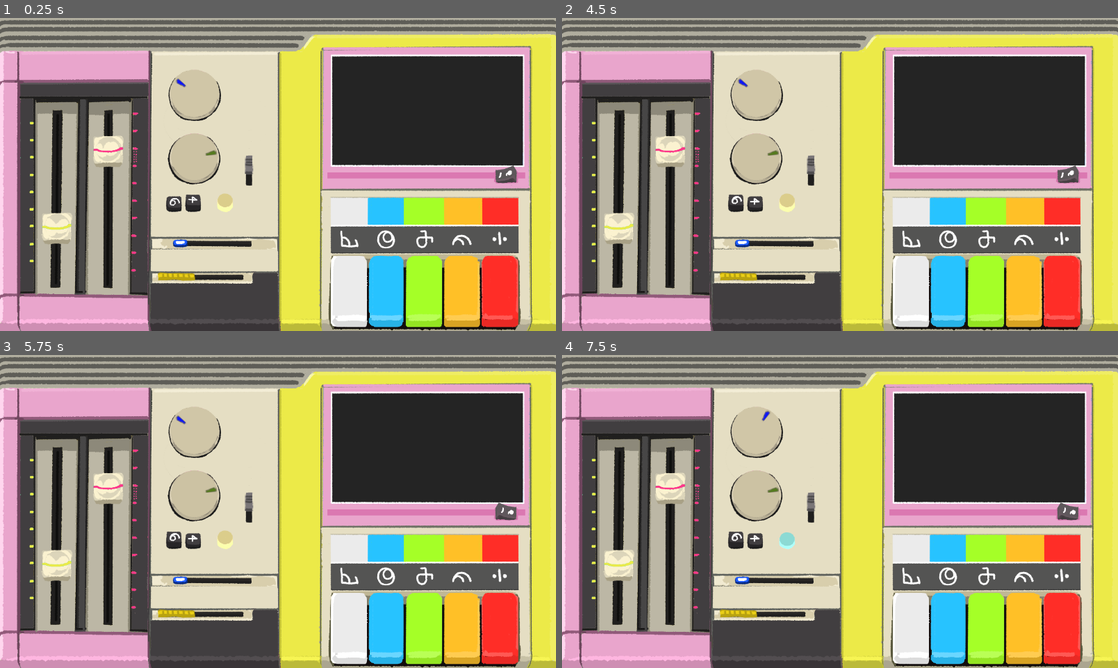
Above: before the commit, frames 1-4 (two rows, left to right).
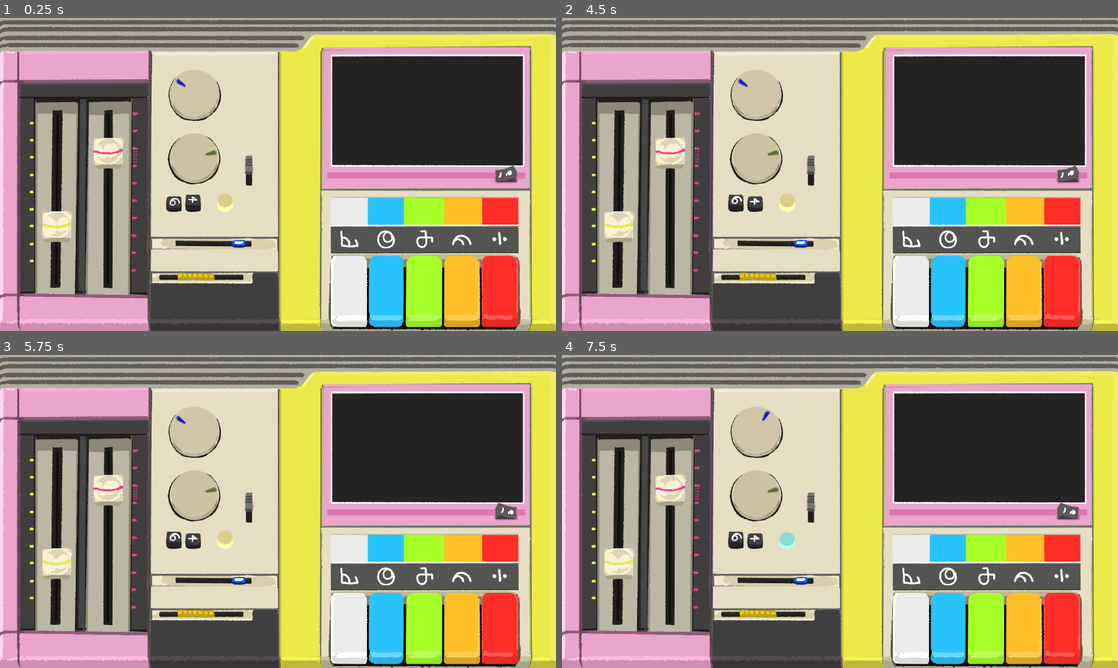
Above: after the commit, the same moments.

Repository: courtesyy/Doohickey
Game: Godot game, scene res://Root scene.tscn
The game is run twice, just before and just after one commit, with the same random seed, the same clock (stepped at 60 frames per second) and the same inputs.
Inputs (mouse positions are in pixels of both pictures, inside the frame that each line leads up to):
- Up to frame 1 (0.25 s): no input
- Up to frame 2 (4.5 s): click (912, 290) at 0.5 s; click (945, 290) at 1.25 s; click (984, 290) at 2 s; click (1023, 290) at 2.75 s; click (1062, 290) at 3.5 s; click (745, 202) at 4.25 s
- Up to frame 3 (5.75 s): click (505, 511) at 5 s
- Up to frame 4 (7.5 s): click (789, 539) at 5.75 s; click (789, 539) at 6.5 s; tap Enter at 7.25 s; drag from (756, 430) to (895, 442) at 7.27 s

The runs differ from the first frame. In frame 1, 0.8% of the frame differs, in the area x 7-93%, y 37-84%; in frame 2, 0.8%; in frame 3, 0.8%; in frame 4, 0.8%.

Commit message:
Sounds done

Diff:
--- a/Root scene.tscn
+++ b/Root scene.tscn
@@ -26,6 +26,27 @@
 [ext_resource path="res://Sprites/smallsliderR.png" type="Texture" id=24]
 [ext_resource path="res://Sprites/smallsliderTop.png" type="Texture" id=25]
 [ext_resource path="res://Sprites/smallsliderBottom.png" type="Texture" id=26]
+[ext_resource path="res://Scripts/Powerbutton.gd" type="Script" id=27]
+[ext_resource path="res://Sounds/switch1.mp3" type="AudioStream" id=28]
+[ext_resource path="res://Sounds/switch2.mp3" type="AudioStream" id=29]
+[ext_resource path="res://Sounds/chime1.mp3" type="AudioStream" id=30]
+[ext_resource path="res://Scripts/Color keys.gd" type="Script" id=31]
+[ext_resource path="res://Sounds/chime2.mp3" type="AudioStream" id=32]
+[ext_resource path="res://Sounds/chime3.mp3" type="AudioStream" id=33]
+[ext_resource path="res://Sounds/chime4.mp3" type="AudioStream" id=34]
+[ext_resource path="res://Sounds/chime5.mp3" type="AudioStream" id=35]
+[ext_resource path="res://Scripts/SingleButton.gd" type="Script" id=36]
+[ext_resource path="res://Sounds/toggle1.mp3" type="AudioStream" id=37]
+[ext_resource path="res://Sounds/toggle2.mp3" type="AudioStream" id=38]
+[ext_resource path="res://Sounds/heavypress1.mp3" type="AudioStream" id=39]
+[ext_resource path="res://Sounds/heavypress2.mp3" type="AudioStream" id=40]
+[ext_resource path="res://Scripts/PairButtons.gd" type="Script" id=41]
+[ext_resource path="res://Scripts/Large sliders.gd" type="Script" id=42]
+[ext_resource path="res://Sounds/scroll1.mp3" type="AudioStream" id=43]
+[ext_resource path="res://Scripts/Small sliders.gd" type="Script" id=44]
+[ext_resource path="res://Sounds/scroll2.mp3" type="AudioStream" id=45]
+[ext_resource path="res://Sounds/scroll3.mp3" type="AudioStream" id=46]
+[ext_resource path="res://Sounds/scroll4.mp3" type="AudioStream" id=47]
 
 [sub_resource type="StyleBoxTexture" id=4]
 texture = ExtResource( 2 )
@@ -58,6 +79,15 @@
 HSlider/icons/grabber = ExtResource( 6 )
 HSlider/icons/grabber_disabled = ExtResource( 6 )
 HSlider/icons/grabber_highlight = ExtResource( 6 )
+
+[sub_resource type="GDScript" id=18]
+script/source = "extends Control
+
+
+func _ready():
+	pass
+
+"
 
 [sub_resource type="BitmapFont" id=9]
 
@@ -113,6 +143,7 @@
 margin_right = 40.0
 margin_bottom = 40.0
 theme = SubResource( 3 )
+script = ExtResource( 42 )
 
 [node name="SliderL" type="VScrollBar" parent="That thang/Buttons/Large sliders"]
 margin_left = 95.0
@@ -120,6 +151,7 @@
 margin_right = 172.0
 margin_bottom = 627.0
 rect_rotation = 0.5
+step = 3.0
 value = 70.0
 
 [node name="SliderR" type="VScrollBar" parent="That thang/Buttons/Large sliders"]
@@ -130,12 +162,18 @@
 custom_styles/grabber_highlight = SubResource( 5 )
 custom_styles/grabber = SubResource( 6 )
 custom_styles/grabber_pressed = SubResource( 7 )
+step = 3.0
 value = 20.0
 
+[node name="Scroll1" type="AudioStreamPlayer" parent="That thang/Buttons/Large sliders"]
+stream = ExtResource( 43 )
+bus = "SFX"
+
 [node name="Knobs" type="Control" parent="That thang/Buttons"]
 margin_right = 40.0
 margin_bottom = 40.0
 theme = SubResource( 8 )
+script = SubResource( 18 )
 
 [node name="Knob1" parent="That thang/Buttons/Knobs" instance=ExtResource( 5 )]
 margin_left = 394.0
@@ -169,6 +207,7 @@
 margin_top = 546.0
 margin_right = 798.0
 margin_bottom = 586.0
+script = ExtResource( 31 )
 
 [node name="ColorbuttonWhite" type="TextureButton" parent="That thang/Buttons/Color keys"]
 margin_left = 4.0
@@ -209,6 +248,26 @@
 action_mode = 0
 texture_normal = ExtResource( 12 )
 texture_pressed = ExtResource( 16 )
+
+[node name="Chime1" type="AudioStreamPlayer" parent="That thang/Buttons/Color keys"]
+stream = ExtResource( 30 )
+bus = "SFX"
+
+[node name="Chime2" type="AudioStreamPlayer" parent="That thang/Buttons/Color keys"]
+stream = ExtResource( 32 )
+bus = "SFX"
+
+[node name="Chime3" type="AudioStreamPlayer" parent="That thang/Buttons/Color keys"]
+stream = ExtResource( 33 )
+bus = "SFX"
+
+[node name="Chime4" type="AudioStreamPlayer" parent="That thang/Buttons/Color keys"]
+stream = ExtResource( 34 )
+bus = "SFX"
+
+[node name="Chime5" type="AudioStreamPlayer" parent="That thang/Buttons/Color keys"]
+stream = ExtResource( 35 )
+bus = "SFX"
 
 [node name="Small buttons" type="Control" parent="That thang/Buttons"]
 margin_right = 40.0
@@ -222,6 +281,15 @@
 toggle_mode = true
 texture_normal = ExtResource( 21 )
 texture_pressed = ExtResource( 20 )
+script = ExtResource( 41 )
+
+[node name="Heavypress1" type="AudioStreamPlayer" parent="That thang/Buttons/Small buttons/PairButtons"]
+stream = ExtResource( 39 )
+bus = "SFX"
+
+[node name="Heavypress2" type="AudioStreamPlayer" parent="That thang/Buttons/Small buttons/PairButtons"]
+stream = ExtResource( 40 )
+bus = "SFX"
 
 [node name="Powerbutton" type="TextureButton" parent="That thang/Buttons/Small buttons"]
 margin_left = 1140.0
@@ -231,6 +299,15 @@
 toggle_mode = true
 texture_normal = ExtResource( 13 )
 texture_pressed = ExtResource( 14 )
+script = ExtResource( 27 )
+
+[node name="Switch1" type="AudioStreamPlayer" parent="That thang/Buttons/Small buttons/Powerbutton"]
+stream = ExtResource( 28 )
+bus = "SFX"
+
+[node name="Switch2" type="AudioStreamPlayer" parent="That thang/Buttons/Small buttons/Powerbutton"]
+stream = ExtResource( 29 )
+bus = "SFX"
 
 [node name="SingleButton" type="TextureButton" parent="That thang/Buttons/Small buttons"]
 margin_left = 499.0
@@ -240,11 +317,21 @@
 toggle_mode = true
 texture_normal = ExtResource( 22 )
 texture_pressed = ExtResource( 23 )
+script = ExtResource( 36 )
+
+[node name="Toggle1" type="AudioStreamPlayer" parent="That thang/Buttons/Small buttons/SingleButton"]
+stream = ExtResource( 37 )
+bus = "SFX"
+
+[node name="Toggle2" type="AudioStreamPlayer" parent="That thang/Buttons/Small buttons/SingleButton"]
+stream = ExtResource( 38 )
+bus = "SFX"
 
 [node name="Small sliders" type="Control" parent="That thang/Buttons"]
 margin_right = 40.0
 margin_bottom = 40.0
 theme = SubResource( 12 )
+script = ExtResource( 44 )
 
 [node name="SmallsliderR" type="VScrollBar" parent="That thang/Buttons/Small sliders"]
 margin_left = 563.0
@@ -253,14 +340,16 @@
 margin_bottom = 385.0
 step = 33.0
 
-[node name="HScrollBar" type="HScrollBar" parent="That thang/Buttons/Small sliders"]
+[node name="Smallslider1" type="HScrollBar" parent="That thang/Buttons/Small sliders"]
 margin_left = 398.0
 margin_top = 509.0
 margin_right = 583.0
 margin_bottom = 528.0
 rect_rotation = 0.3
-
-[node name="HScrollBar2" type="HScrollBar" parent="That thang/Buttons/Small sliders"]
+step = 2.0
+value = 90.0
+
+[node name="Smallslider2" type="HScrollBar" parent="That thang/Buttons/Small sliders"]
 margin_left = 362.0
 margin_top = 585.0
 margin_right = 564.0
@@ -269,3 +358,30 @@
 custom_styles/grabber = SubResource( 17 )
 custom_styles/grabber_pressed = SubResource( 17 )
 step = 20.0
+value = 40.0
+
+[node name="Scroll2" type="AudioStreamPlayer2D" parent="That thang/Buttons/Small sliders"]
+stream = ExtResource( 45 )
+bus = "SFX"
+
+[node name="Scroll3" type="AudioStreamPlayer2D" parent="That thang/Buttons/Small sliders"]
+stream = ExtResource( 46 )
+bus = "SFX"
+
+[node name="Scroll4" type="AudioStreamPlayer2D" parent="That thang/Buttons/Small sliders"]
+stream = ExtResource( 47 )
+bus = "SFX"
+
+[connection signal="scrolling" from="That thang/Buttons/Large sliders/SliderL" to="That thang/Buttons/Large sliders" method="_on_SliderL_scrolling"]
+[connection signal="scrolling" from="That thang/Buttons/Large sliders/SliderR" to="That thang/Buttons/Large sliders" method="_on_SliderR_scrolling"]
+[connection signal="pressed" from="That thang/Buttons/Color keys/ColorbuttonWhite" to="That thang/Buttons/Color keys" method="_on_ColorbuttonWhite_pressed"]
+[connection signal="pressed" from="That thang/Buttons/Color keys/ColorbuttonBlue" to="That thang/Buttons/Color keys" method="_on_ColorbuttonBlue_pressed"]
+[connection signal="pressed" from="That thang/Buttons/Color keys/ColorbuttonGreen" to="That thang/Buttons/Color keys" method="_on_ColorbuttonGreen_pressed"]
+[connection signal="pressed" from="That thang/Buttons/Color keys/ColorbuttonYellow" to="That thang/Buttons/Color keys" method="_on_ColorbuttonYellow_pressed"]
+[connection signal="pressed" from="That thang/Buttons/Color keys/ColorbuttonRed" to="That thang/Buttons/Color keys" method="_on_ColorbuttonRed_pressed"]
+[connection signal="toggled" from="That thang/Buttons/Small buttons/PairButtons" to="That thang/Buttons/Small buttons/PairButtons" method="_on_PairButtons_toggled"]
+[connection signal="toggled" from="That thang/Buttons/Small buttons/Powerbutton" to="That thang/Buttons/Small buttons/Powerbutton" method="_on_Powerbutton_toggled"]
+[connection signal="toggled" from="That thang/Buttons/Small buttons/SingleButton" to="That thang/Buttons/Small buttons/SingleButton" method="_on_SingleButton_toggled"]
+[connection signal="scrolling" from="That thang/Buttons/Small sliders/SmallsliderR" to="That thang/Buttons/Small sliders" method="_on_SmallsliderR_scrolling"]
+[connection signal="scrolling" from="That thang/Buttons/Small sliders/Smallslider1" to="That thang/Buttons/Small sliders" method="_on_Smallslider1_scrolling"]
+[connection signal="scrolling" from="That thang/Buttons/Small sliders/Smallslider2" to="That thang/Buttons/Small sliders" method="_on_Smallslider2_scrolling"]
--- /dev/null
+++ b/Scripts/Color keys.gd
@@ -0,0 +1,15 @@
+extends Control
+
+func _ready():
+	pass
+
+func _on_ColorbuttonWhite_pressed():
+	$Chime1.play()
+func _on_ColorbuttonBlue_pressed():
+	$Chime2.play()
+func _on_ColorbuttonGreen_pressed():
+	$Chime3.play()
+func _on_ColorbuttonYellow_pressed():
+	$Chime4.play()
+func _on_ColorbuttonRed_pressed():
+	$Chime5.play()
--- /dev/null
+++ b/Scripts/Large sliders.gd
@@ -0,0 +1,15 @@
+extends Control
+
+
+func _ready():
+	pass
+
+
+func _on_SliderL_scrolling():
+	if $Scroll1.playing == false:
+		$Scroll1.play()
+
+
+func _on_SliderR_scrolling():
+	if $Scroll1.playing == false:
+		$Scroll1.play()
--- /dev/null
+++ b/Scripts/PairButtons.gd
@@ -0,0 +1,12 @@
+extends TextureButton
+
+
+func _ready():
+	pass
+
+
+func _on_PairButtons_toggled(button_pressed):
+	if button_pressed == true:
+		$Heavypress1.play()
+	if button_pressed == false:
+		$Heavypress2.play()
--- /dev/null
+++ b/Scripts/Powerbutton.gd
@@ -0,0 +1,10 @@
+extends TextureButton
+
+func _ready():
+	pass
+
+func _on_Powerbutton_toggled(button_pressed):
+	if button_pressed == true:
+		$Switch1.play()
+	if button_pressed == false:
+		$Switch2.play()
--- /dev/null
+++ b/Scripts/SingleButton.gd
@@ -0,0 +1,12 @@
+extends TextureButton
+
+
+func _ready():
+	pass
+
+
+func _on_SingleButton_toggled(button_pressed):
+	if button_pressed == true:
+		$Toggle2.play()
+	if button_pressed == false:
+		$Toggle1.play()
--- /dev/null
+++ b/Scripts/Small sliders.gd
@@ -0,0 +1,18 @@
+extends Control
+
+
+func _ready():
+	pass
+
+
+func _on_Smallslider1_scrolling():
+	if $Scroll2.playing == false:
+		$Scroll2.play()
+
+func _on_SmallsliderR_scrolling():
+	if $Scroll3.playing == false:
+		$Scroll3.play()
+
+func _on_Smallslider2_scrolling():
+	if $Scroll4.playing == false:
+		$Scroll4.play()
--- /dev/null
+++ b/default_bus_layout.tres
@@ -0,0 +1,9 @@
+[gd_resource type="AudioBusLayout" format=2]
+
+[resource]
+bus/1/name = "SFX"
+bus/1/solo = false
+bus/1/mute = false
+bus/1/bypass_fx = false
+bus/1/volume_db = 0.0
+bus/1/send = "Master"
--- a/project.godot
+++ b/project.godot
@@ -57,6 +57,10 @@
 "stream": false,
 "svg/scale": 1.0
 }
+mp3={
+"loop": false,
+"loop_offset": 0
+}
 
 [physics]
 
Not shown: 1 places in Root scene.tscn that only renumber resources
Not shown, added: Sounds/chime1.mp3.import
Not shown, added: Sounds/chime2.mp3.import
Not shown, added: Sounds/chime3.mp3.import
Not shown, added: Sounds/chime4.mp3.import
Not shown, added: Sounds/chime5.mp3.import
Not shown, added: Sounds/heavypress1.mp3.import
Not shown, added: Sounds/heavypress2.mp3.import
Not shown, added: Sounds/scroll1.mp3.import
Not shown, added: Sounds/scroll2.mp3.import
Not shown, added: Sounds/scroll3.mp3.import
Not shown, added: Sounds/scroll4.mp3.import
(and 21 more such lines)
